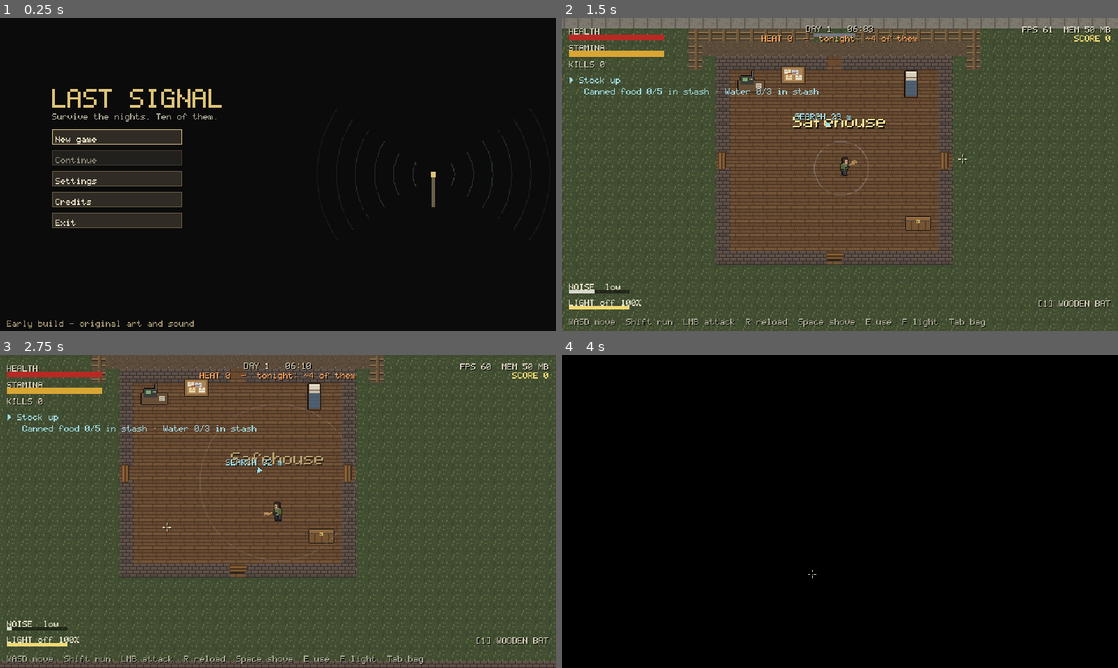
Above: before the commit, frames 1-4 (two rows, left to right).
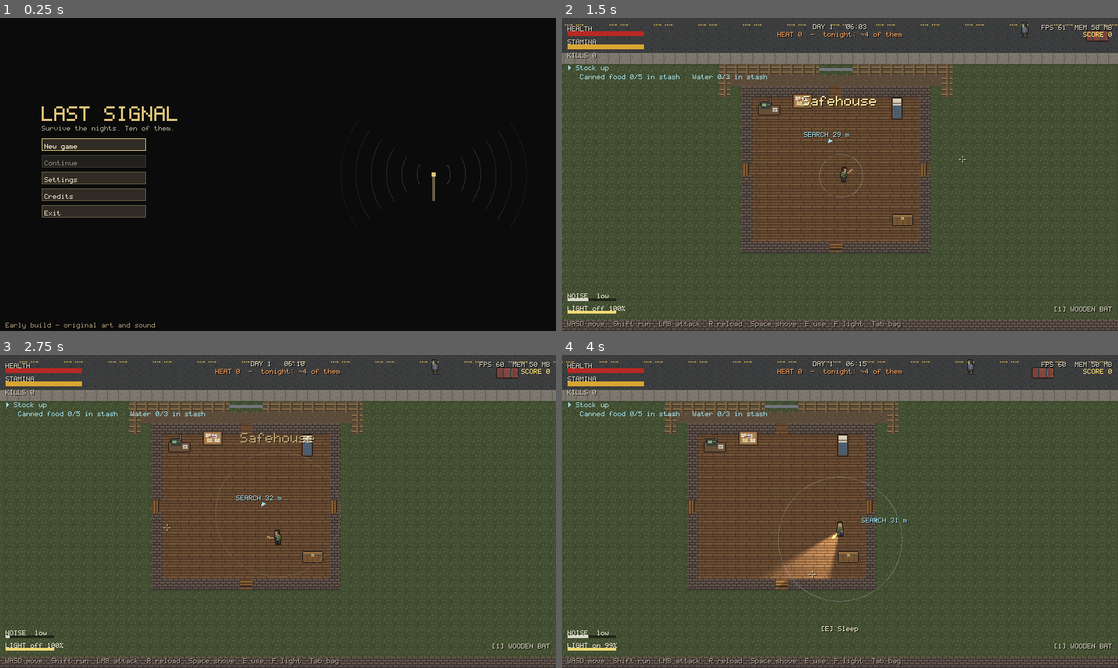
Above: after the commit, the same moments.

Repository: Extract001/humanVSzombie
Game: Godot game, scene res://scenes/ui/main_menu.tscn
Two runs of this game, one before a commit and one after it. Both use one fixed random seed, a clock stepped at 60 frames per second and the inputs below.
Inputs (mouse positions are in pixels of both pictures, inside the frame that each line leads up to):
- Up to frame 1 (0.25 s): no input
- Up to frame 2 (1.5 s): click "New game" at 0.5 s; tap Enter (ui_accept) at 1.25 s; move the mouse to (962, 158) at 1.27 s; hold D (move_right) from 1.28 s (still down); right-click (962, 158) at 1.35 s; click (962, 158) at 1.42 s
- Up to frame 3 (2.75 s): tap Enter (ui_accept) at 1.52, 2.27 s; move the mouse to (166, 527) at 2.02 s; release D (move_right) at 2.03 s; hold S (move_down) from 2.03 s (still down); click (166, 527) at 2.1 s
- Up to frame 4 (4 s): move the mouse to (895, 442) at 2.77 s; release S (move_down) at 2.78 s; hold D (move_right) 2.78-3.53 s; hold F (flashlight) 2.78-3.53 s; move the mouse to (812, 574) at 3.52 s; hold W (move_up) from 3.53 s (still down); tap E (interact) at 3.6 s; click (812, 574) at 3.67 s; tap Enter (ui_accept) at 3.77 s

The runs differ from the first frame. In frame 1, 6.3% of the frame differs, in the area x 1-93%, y 22-100%; in frame 2, 37%; in frame 3, 34%; in frame 4, 99%, in the area x 0-100%, y 0-100%.

Commit message:
Fullscreen by default, fill any screen shape

Diff:
--- a/project.godot
+++ b/project.godot
@@ -37,7 +37,8 @@
 window/size/window_width_override=1280
 window/size/window_height_override=720
 window/stretch/mode="viewport"
-window/stretch/scale_mode="integer"
+window/stretch/aspect="expand"
+window/stretch/scale_mode="fractional"
 
 [gui]
 
--- a/scripts/autoload/settings.gd
+++ b/scripts/autoload/settings.gd
@@ -19,7 +19,8 @@
 var master_volume: float = 1.0   ## 0..1
 var sfx_volume: float = 1.0      ## 0..1
 var music_volume: float = 0.8    ## 0..1
-var fullscreen: bool = false
+## Fills the whole screen by default on desktop (browsers only allow fullscreen after a click).
+var fullscreen: bool = not OS.has_feature("web")
 var vsync: bool = true
 var show_fps: bool = true
 ## Flashlight shadows (walls block the beam). Off = faster on weak graphics chips; the beam then
@@ -27,6 +28,10 @@
 var flashlight_shadows: bool = true
 ## Fun pass: personal records (kept across games, saved with the settings).
 var best_score: int = 0
+const LAYOUT_VERSION: int = 1
+const BASE_SIZE := Vector2i(640, 360)
+## The most world the game shows at once (keeps fights readable on unusual screens).
+const MAX_VIEW := Vector2i(860, 484)
 var best_nights: int = 0
 
 ## The project's default bindings (copied at startup, before anything is changed).
@@ -39,6 +44,32 @@
 		_defaults[a[0]] = InputMap.action_get_events(a[0]).duplicate()
 	load_settings()
 	apply()
+	# Fill any screen shape (no black bars) with sharp pixels: see fit_screen().
+	get_tree().root.size_changed.connect(fit_screen)
+	fit_screen()
+
+
+## The base picture is 640×360. The game picks the largest whole-number zoom that fits the
+## window (2× on 1366×768, 3× on 1920×1080, 4× on 2560×1440) and shows a little more of the
+## world to fill the rest, so every screen is covered and pixels stay square and sharp.
+## Very odd sizes (more than ~860×484 at 1×) fall back to smooth scaling of 640×360.
+func fit_screen() -> void:
+	var root: Window = get_tree().root
+	if root.size.x <= 0 or root.size.y <= 0:
+		return
+	var view: Vector2i = view_for(root.size)
+	if root.content_scale_size != view:
+		root.content_scale_size = view
+
+
+## The game's picture size for a window of `win` pixels (see fit_screen).
+static func view_for(win: Vector2i) -> Vector2i:
+	var zoom: int = int(floor(minf(win.x / float(BASE_SIZE.x), win.y / float(BASE_SIZE.y))))
+	if zoom >= 1:
+		var fitted := Vector2i(int(ceil(win.x / float(zoom))), int(ceil(win.y / float(zoom))))
+		if fitted.x <= MAX_VIEW.x and fitted.y <= MAX_VIEW.y:
+			return fitted
+	return BASE_SIZE   # odd sizes: smooth scaling (the "expand" aspect fills the screen)
 
 
 ## Reads the settings file (missing file = defaults). Key bindings from the file replace the defaults.
@@ -49,7 +80,10 @@
 	master_volume = clampf(float(cfg.get_value("audio", "master", master_volume)), 0.0, 1.0)
 	sfx_volume = clampf(float(cfg.get_value("audio", "sfx", sfx_volume)), 0.0, 1.0)
 	music_volume = clampf(float(cfg.get_value("audio", "music", music_volume)), 0.0, 1.0)
-	fullscreen = bool(cfg.get_value("display", "fullscreen", fullscreen))
+	# Settings files from before the "fill the screen" update (no layout_version) start in
+	# fullscreen once; after that your own choice is kept.
+	if int(cfg.get_value("display", "layout_version", 0)) >= LAYOUT_VERSION:
+		fullscreen = bool(cfg.get_value("display", "fullscreen", fullscreen))
 	vsync = bool(cfg.get_value("display", "vsync", vsync))
 	show_fps = bool(cfg.get_value("display", "show_fps", show_fps))
 	flashlight_shadows = bool(cfg.get_value("display", "flashlight_shadows", flashlight_shadows))
@@ -69,6 +103,7 @@
 	cfg.set_value("audio", "sfx", sfx_volume)
 	cfg.set_value("audio", "music", music_volume)
 	cfg.set_value("display", "fullscreen", fullscreen)
+	cfg.set_value("display", "layout_version", LAYOUT_VERSION)
 	cfg.set_value("display", "vsync", vsync)
 	cfg.set_value("display", "show_fps", show_fps)
 	cfg.set_value("display", "flashlight_shadows", flashlight_shadows)
--- a/scripts/main/day_cycle.gd
+++ b/scripts/main/day_cycle.gd
@@ -212,7 +212,7 @@
 	var holder: Node = map.get_node_or_null("HordeSpawns")
 	if holder != null:
 		for m in holder.get_children():
-			if (m as Node2D).global_position.distance_to(player.global_position) >= MIN_SPAWN_DISTANCE:
+			if (m as Node2D).global_position.distance_to(player.global_position) >= min_spawn_distance():
 				spawns.append(m)
 	if spawns.is_empty():
 		return
@@ -226,6 +226,12 @@
 	z.add_to_group(&"horde")
 	z.died.connect(func() -> void: _night_kills += 1)
 	_horde.append(z)
+
+
+## Never in view, whatever the screen shape (the visible area grows on wide screens).
+func min_spawn_distance() -> float:
+	var half_diag: float = player.get_viewport().get_visible_rect().size.length() * 0.5
+	return maxf(MIN_SPAWN_DISTANCE, half_diag + 30.0)
 
 
 ## A point just inside one of the safehouse windows (nearest windows more likely).
--- a/scripts/main/population.gd
+++ b/scripts/main/population.gd
@@ -36,6 +36,15 @@
 	enabled = not GameState.street_spawns_disabled
 
 
+## Wider screens show more of the world (the game fills any screen shape), so "out of sight"
+## grows with the visible area: never closer than the screen corner + 30 px.
+func spawn_min() -> float:
+	if player == null or not player.is_inside_tree():
+		return SPAWN_MIN
+	var half_diag: float = player.get_viewport().get_visible_rect().size.length() * 0.5
+	return maxf(SPAWN_MIN, half_diag + 30.0)
+
+
 func target_count() -> int:
 	return mini(BASE_TARGET + GameState.nights_survived, MAX_TARGET)
 
@@ -66,11 +75,12 @@
 	if NavigationServer2D.map_get_regions(map).is_empty():
 		return null
 	for attempt in 12:
-		var cand: Vector2 = player.global_position + Vector2.RIGHT.rotated(randf() * TAU) * randf_range(SPAWN_MIN, SPAWN_MAX)
+		var lo: float = spawn_min()
+		var cand: Vector2 = player.global_position + Vector2.RIGHT.rotated(randf() * TAU) * randf_range(lo, lo + SPAWN_MAX - SPAWN_MIN)
 		var on_mesh: Vector2 = NavigationServer2D.map_get_closest_point(map, cand)
 		if on_mesh.distance_to(cand) > 6.0 or game.SAFEHOUSE_RECT.has_point(on_mesh):
 			continue
-		if on_mesh.distance_to(player.global_position) < SPAWN_MIN - 20.0:
+		if on_mesh.distance_to(player.global_position) < lo - 20.0:
 			continue
 		var z: Zombie = WALKER.instantiate()
 		if randf() < LURCHER_CHANCE:
--- a/tests/test_ui_flow.gd
+++ b/tests/test_ui_flow.gd
@@ -196,3 +196,18 @@
 	game.queue_free()
 	DirAccess.remove_absolute(ProjectSettings.globalize_path(TEST_CFG))
 	Settings.config_path = old_path
+
+
+## Responsive screen: the picture fills common laptop/monitor sizes with whole-number zoom.
+func test_screen_fit_fills_common_sizes() -> void:
+	check_eq(Settings.view_for(Vector2i(1920, 1080)), Vector2i(640, 360), "1920×1080: 3× zoom, exact")
+	check_eq(Settings.view_for(Vector2i(1366, 768)), Vector2i(683, 384), "1366×768: 2× zoom, a bit more world, no bars")
+	check_eq(Settings.view_for(Vector2i(1536, 864)), Vector2i(768, 432), "1536×864 (1080p at 125%): 2×")
+	check_eq(Settings.view_for(Vector2i(2560, 1440)), Vector2i(640, 360), "1440p: 4×")
+	check_eq(Settings.view_for(Vector2i(1920, 1200)), Vector2i(640, 400), "16:10: 3×, taller view")
+	check_eq(Settings.view_for(Vector2i(2560, 1080)), Vector2i(854, 360), "ultrawide: 3×, wider view")
+	check_eq(Settings.view_for(Vector2i(1024, 768)), Settings.BASE_SIZE, "odd sizes fall back to smooth scaling")
+	var v: Vector2i = Settings.view_for(Vector2i(1366, 768))
+	check(v.x * 2 >= 1366 and v.y * 2 >= 768, "the picture covers the whole window")
+	check_eq(ProjectSettings.get_setting("display/window/stretch/aspect"), "expand", "no black bars for other shapes")
+	check(Settings.fullscreen or OS.has_feature("web"), "desktop starts in fullscreen")
Not shown, changed: CHANGELOG.md
Not shown, changed: documentation/QA_CHECKLIST.md
Not shown, changed: documentation/TECHNICAL_ARCHITECTURE.md
